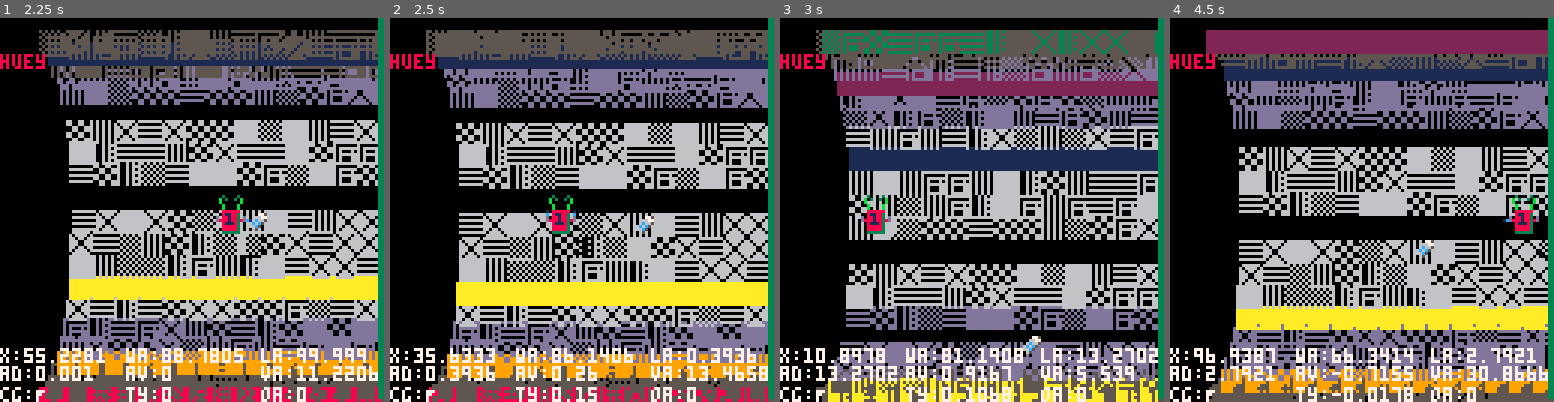
Above: before the commit, frames 1-4 (left to right).
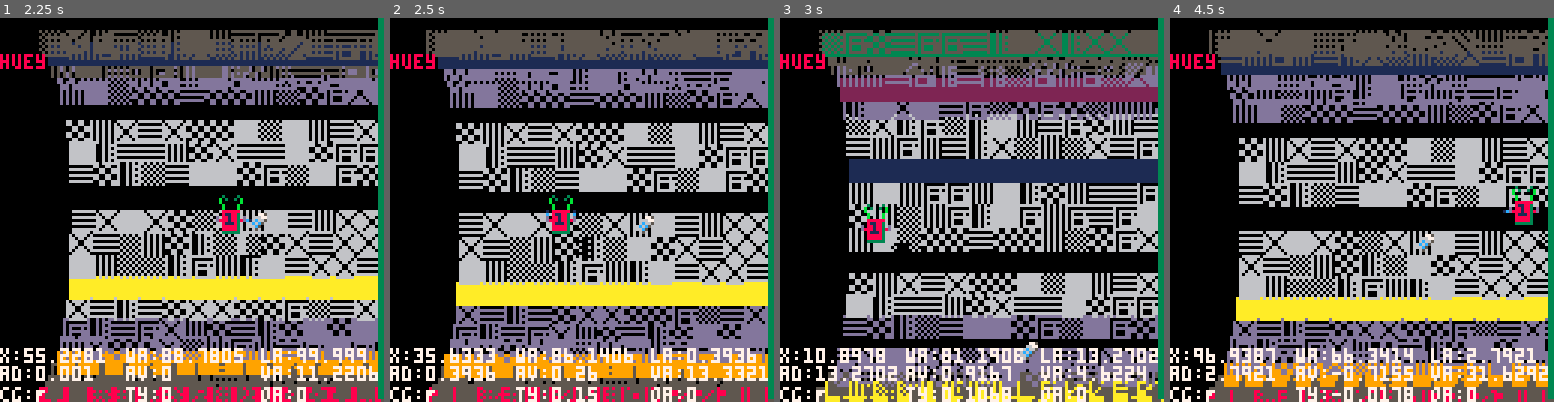
Above: after the commit, the same moments.

Repository: wstephenson/pico8-statlimp
Game: PICO-8 cartridge sl.p8
Two runs of this game, one before a commit and one after it. Both use one fixed random seed, a clock stepped at 60 frames per second and the inputs below.
Inputs:
- Up to frame 1 (2.25 s): tap O (Z key) at 0.33, 0.7, 1.43, 2.22 s; tap X (X key) at 1.07, 2.07 s; hold Left from 1.97 s (still down)
- Up to frame 2 (2.5 s): release Left at 2.37 s; tap X (X key) at 2.4 s; hold Down from 2.42 s (still down)
- Up to frame 3 (3 s): tap X (X key) at 2.73 s; release Down at 2.82 s; hold Right from 2.87 s (still down)
- Up to frame 4 (4.5 s): tap X (X key) every 0.33 s from 3.07 to 4.4 s; tap O (Z key) at 3.1, 3.98 s; release Right at 3.53 s; hold Up 3.58-4.08 s; hold Right from 4.13 s (still down)

Frame 1 is identical in both runs. In frame 2, 10% of the frame differs, in the area x 12-99%, y 13-100%; in frame 3, 37%; in frame 4, 38%, in the area x 9-99%, y 3-100%.

Commit message:
reintroduce camera lag

Diff:
--- a/sl.p8
+++ b/sl.p8
@@ -824,7 +824,7 @@
 	self.w_ang-=0.33
 	self.w_ang=self.w_ang%100
  -- view tracks object, by negating obj's angle, and world angle
-	self.v_ang=-(self.a+self.w_ang)
+	self.v_ang=-(self.a+self.w_ang+self.pav)
 	self.v_ang=self.v_ang%100
 -- import END
  --[[
Not shown, changed: TODO
